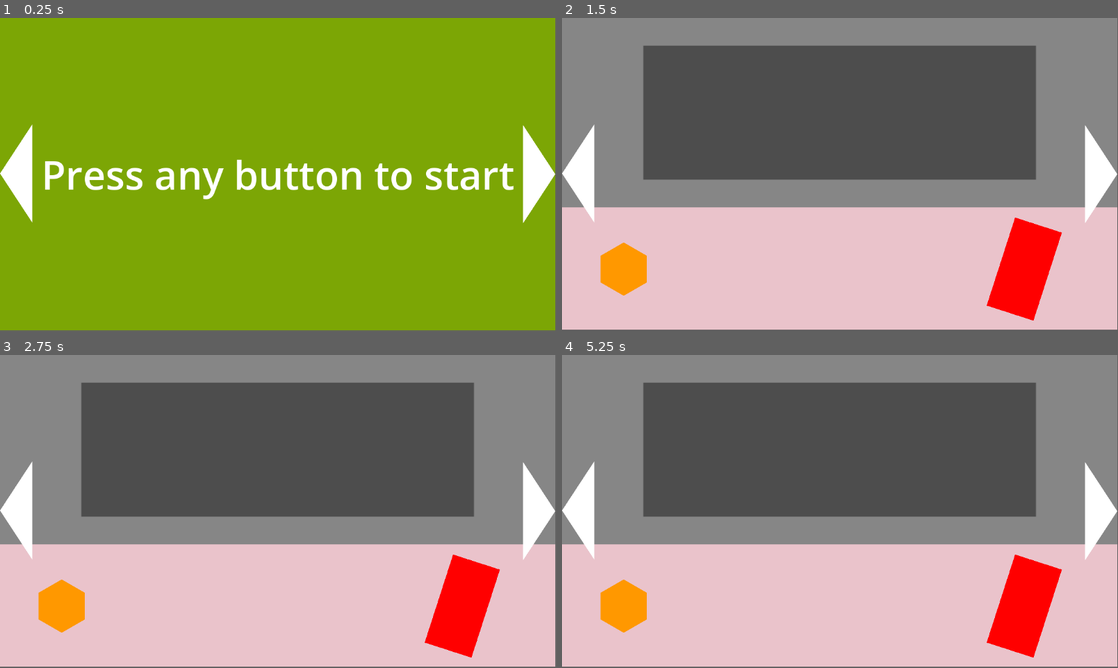
Above: before the commit, frames 1-4 (two rows, left to right).
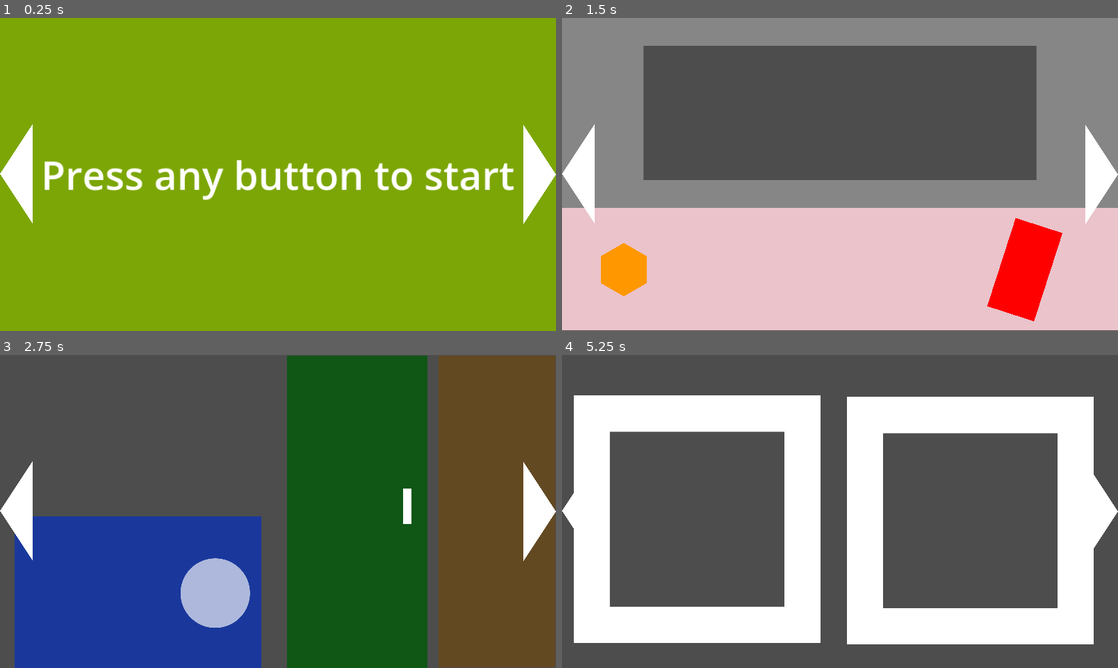
Above: after the commit, the same moments.

Repository: mazilimka/Full-House
Game: Godot game, scene res://ScreenManager/rooms_manager.tscn
Same seed, same stepped clock (60 frames per second), same inputs: the game is played once before the commit and once after it.
Inputs (mouse positions are in pixels of both pictures, inside the frame that each line leads up to):
- Up to frame 1 (0.25 s): no input
- Up to frame 2 (1.5 s): click (578, 174) at 0.5 s; click (1101, 174) at 1.25 s
- Up to frame 3 (2.75 s): click (16, 511) at 2 s
- Up to frame 4 (5.25 s): click (1101, 511) at 2.75 s; click (578, 511) at 3.5 s; click (1101, 511) at 4.25 s; tap Enter at 5 s; move the mouse to (962, 495) at 5.02 s; click (962, 495) at 5.17 s
In our replay, the window is 799x449 before the commit and 800x450 after it. These sizes can differ from the game's own. Grey fills any space a smaller window leaves; there, only what the larger window draws over its background counts as a difference.

The runs differ from the first frame. In frame 1, 1.2% of the frame differs, in the area x 0-100%, y 34-66%; in frame 2, 1.1%; in frame 3, 81%, in the area x 0-100%, y 0-100%; in frame 4, 79%.

Commit message:
Implemented movement between screens through a component

Diff:
--- a/Autoloads/Events.gd
+++ b/Autoloads/Events.gd
@@ -1,4 +1,4 @@
 extends Node
 
 signal room_changed(room: String)
-signal side_changed(side: String)
+signal side_changed(where: int)
--- a/Autoloads/Global.gd
+++ b/Autoloads/Global.gd
@@ -6,7 +6,3 @@
 
 func get_component(_node: Node, _comp_name: String):
 	return _node.get_node_or_null(_comp_name)
-
-
-func get_side(_node: Node2D, _to: String):
-	return _node.get_node(_to)
--- a/Autoloads/GlobalHUD/GlobalHUD.gd
+++ b/Autoloads/GlobalHUD/GlobalHUD.gd
@@ -7,9 +7,21 @@
 
 func left_side_pressed():
 	#Global.CurrentRoom.side_move_left()
-	Events.side_changed.emit('left')
+	Events.side_changed.emit(-1)
 
 
 func right_side_pressed():
 	#Global.CurrentRoom.side_move_right()
-	Events.side_changed.emit('right')
+	Events.side_changed.emit(1)
+
+
+func hide_arrows(what: int):
+	match what:
+		-1: %LeftSide.hide()
+		1: %RightSide.hide()
+
+
+func show_arrows(what: int):
+	match what:
+		-1: %LeftSide.show()
+		1: %RightSide.show()
--- a/Screens/WorkRoom/work_room.gd
+++ b/Screens/WorkRoom/work_room.gd
@@ -1,14 +1,23 @@
 extends Node2D
 
-@onready var camera_between_sides: Camera2D = %CameraBetweenSides
+
+var sides := {
+	-2: preload('res://Screens/WorkRoom/WorkRoomBack/wr_back.tscn'),
+	-1: preload('res://Screens/WorkRoom/WorkRoomLeft/wr_left.tscn'),
+	0: preload('res://Screens/WorkRoom/WorkRoomFront/wr_front.tscn'),
+	1: preload('res://Screens/WorkRoom/WorkRoomRight/wr_right.tscn'),
+	2: preload('res://Screens/WorkRoom/WorkRoomBack/wr_back.tscn')
+}
+
+func _init() -> void:
+	add_screens()
 
 
-func _ready() -> void:
-	Global.CurrentRoom = self
-
-func side_move_left():
-	camera_between_sides.move_left()
-
-
-func side_move_right():
-	camera_between_sides.move_right()
+func add_screens():
+	var array_keys = sides.keys()
+	for id in array_keys:
+		var scene_instance = sides[id].instantiate()
+		add_child(scene_instance, true)
+		sides[id] = scene_instance
+		if scene_instance != get_node('WrFront'):
+			scene_instance.hide()
--- a/Screens/WorkRoom/work_room.tscn
+++ b/Screens/WorkRoom/work_room.tscn
@@ -1,17 +1,10 @@
-[gd_scene load_steps=5 format=3 uid="uid://6x34tp458u5y"]
+[gd_scene load_steps=3 format=3 uid="uid://6x34tp458u5y"]
 
 [ext_resource type="Script" path="res://Screens/WorkRoom/work_room.gd" id="1_dca4x"]
-[ext_resource type="PackedScene" uid="uid://bdbx5clbq2rue" path="res://Screens/WorkRoom/WorkRoomFront/wr_front.tscn" id="1_m2jwv"]
-[ext_resource type="PackedScene" uid="uid://c7rire01uis4p" path="res://Screens/WorkRoom/WorkRoomLeft/wr_left.tscn" id="2_sbnf1"]
-[ext_resource type="PackedScene" uid="uid://rcn0icnk0jx7" path="res://Screens/CameraBetweenSides/camera_between_sides.tscn" id="4_id01q"]
+[ext_resource type="Script" path="res://components/SideManagerComponent.gd" id="2_u7wbo"]
 
 [node name="WorkRoom" type="Node2D"]
 script = ExtResource("1_dca4x")
 
-[node name="WrFront" parent="." instance=ExtResource("1_m2jwv")]
-
-[node name="WrLeft" parent="." instance=ExtResource("2_sbnf1")]
-position = Vector2(-1152, 0)
-
-[node name="CameraBetweenSides" parent="." instance=ExtResource("4_id01q")]
-unique_name_in_owner = true
+[node name="SideManagerComponent" type="Node" parent="."]
+script = ExtResource("2_u7wbo")
--- /dev/null
+++ b/components/SideManagerComponent.gd
@@ -0,0 +1,32 @@
+extends Node
+class_name SideManagerComponent
+
+var array_keys: Array
+var current_side := 0
+var previous_side := 0
+
+
+func _ready() -> void:
+	Events.side_changed.connect(changing_side)
+	array_keys = get_parent().sides.keys()
+	arrows_manager()
+
+
+func arrows_manager():
+	if not array_keys.has(current_side - 1):
+		GlobalHud.hide_arrows(-1)
+	else:
+		GlobalHud.show_arrows(-1)
+
+	if not array_keys.has(current_side + 1):
+		GlobalHud.hide_arrows(1)
+	else:
+		GlobalHud.show_arrows(1)
+
+
+func changing_side(where: int):
+	previous_side = current_side
+	current_side += where
+	arrows_manager()
+	get_parent().sides[current_side].show()
+	get_parent().sides[previous_side].hide()
--- /dev/null
+++ b/components/SideSpawnerComponent.gd
@@ -0,0 +1,15 @@
+extends Node
+class_name SideSpawnerComponent
+
+
+func _ready() -> void:
+	add_screens()
+
+
+func add_screens():
+	var array_keys = get_parent().sides.keys()
+	var side_manager_comp = Global.get_component(get_parent(), 'SideManagerComponent')
+	for id in array_keys:
+		var scene_instance = get_parent().sides[id].instantiate()
+		add_child(scene_instance, true)
+		#side_manager_comp.sides[id] =
--- a/project.godot
+++ b/project.godot
@@ -22,6 +22,11 @@
 Global="*res://Autoloads/Global.gd"
 GlobalHud="*res://Autoloads/GlobalHUD/global_hud.tscn"
 
+[display]
+
+window/stretch/mode="canvas_items"
+window/stretch/aspect="keep_width"
+
 [input]
 
 left_mouse={
--- a/test_scenes/test_arrow_workplaces.tscn
+++ b/test_scenes/test_arrow_workplaces.tscn
@@ -1,56 +1,37 @@
-[gd_scene load_steps=2 format=3 uid="uid://dvk4h4jbjic42"]
+[gd_scene load_steps=3 format=3 uid="uid://dvk4h4jbjic42"]
+
+[ext_resource type="Script" path="res://components/SideManagerComponent.gd" id="5_d5fch"]
 
 [sub_resource type="GDScript" id="GDScript_0s7vj"]
 script/source = "extends Node2D
 
-var wr_front := load('res://Screens/WorkRoom/WorkRoomFront/wr_front.tscn')
-var wr_left := load('res://Screens/WorkRoom/WorkRoomLeft/wr_left.tscn')
-var wr_right := load('res://Screens/WorkRoom/WorkRoomRight/wr_right.tscn')
-var wr_back := load('res://Screens/WorkRoom/WorkRoomBack/wr_back.tscn')
+@onready var side_manager_component: SideManagerComponent = %SideManagerComponent
 
-var sides: Array = [wr_back, wr_left, wr_front, wr_right]
-var current_side := 2
-var previous_side
+var sides := {
+	-2: preload('res://Screens/WorkRoom/WorkRoomBack/wr_back.tscn'),
+	-1: preload('res://Screens/WorkRoom/WorkRoomLeft/wr_left.tscn'),
+	0: preload('res://Screens/WorkRoom/WorkRoomFront/wr_front.tscn'),
+	1: preload('res://Screens/WorkRoom/WorkRoomRight/wr_right.tscn'),
+	2: preload('res://Screens/WorkRoom/WorkRoomBack/wr_back.tscn')
+}
 
-func _ready() -> void:
-	choosed_scene_instance(sides[current_side])
-	Events.side_changed.connect(side_changing)
+func _init() -> void:
+	add_screens()
 
 
-func side_changing(side: String):
-	match side:
-		'left':
-			if current_side == 0:
-				current_side = 3
-				delete_prev_side()
-				choosed_scene_instance(sides[current_side])
-				return
-
-			delete_prev_side()
-			choosed_scene_instance(sides[current_side - 1])
-			current_side -= 1
-		'right':
-			if current_side == 3:
-				current_side = 0
-				delete_prev_side()
-				choosed_scene_instance(sides[current_side])
-				return
-
-			delete_prev_side()
-			choosed_scene_instance(sides[current_side + 1])
-			current_side += 1
-
-
-func choosed_scene_instance(what: PackedScene):
-	var scene_instance: Node2D = what.instantiate()
-	add_child(scene_instance, true)
-	previous_side = scene_instance
-	#Global.CurrentSide = side
-
-
-func delete_prev_side():
-	previous_side.queue_free()
+func add_screens():
+	var array_keys = sides.keys()
+	for id in array_keys:
+		var scene_instance = sides[id].instantiate()
+		add_child(scene_instance, true)
+		sides[id] = scene_instance
+		if scene_instance != get_node('WrFront'):
+			scene_instance.hide()
 "
 
 [node name="TestArrowWorkplaces" type="Node2D"]
 script = SubResource("GDScript_0s7vj")
+
+[node name="SideManagerComponent" type="Node" parent="."]
+unique_name_in_owner = true
+script = ExtResource("5_d5fch")
